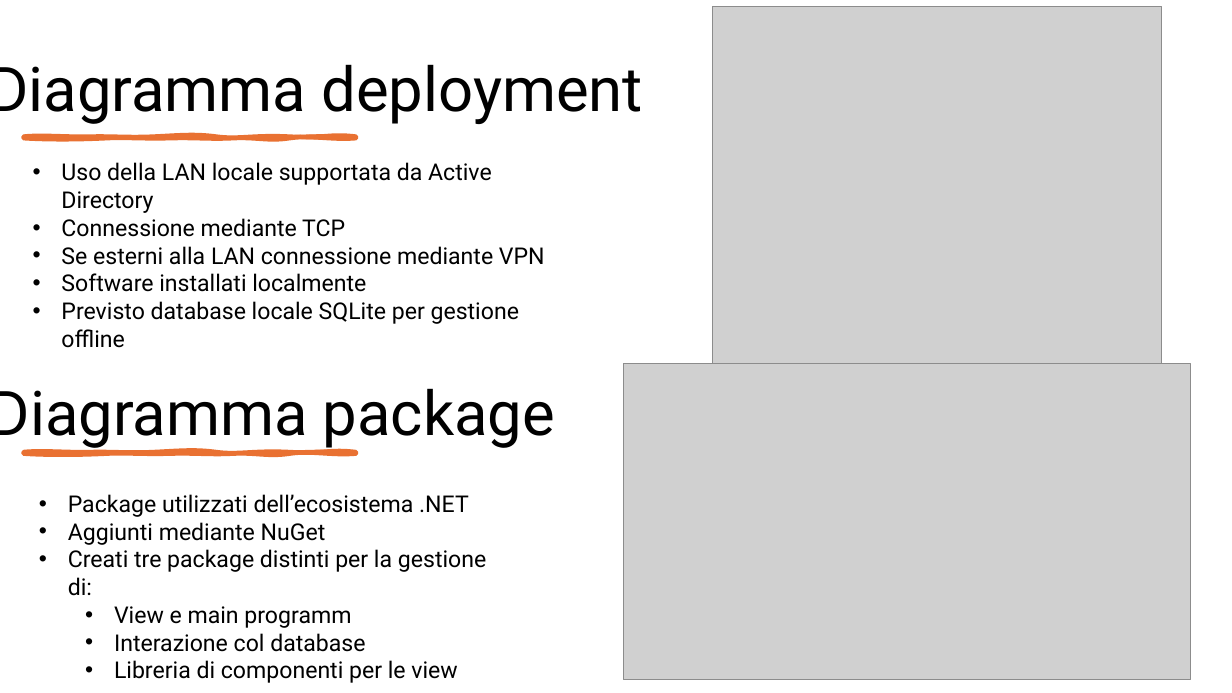
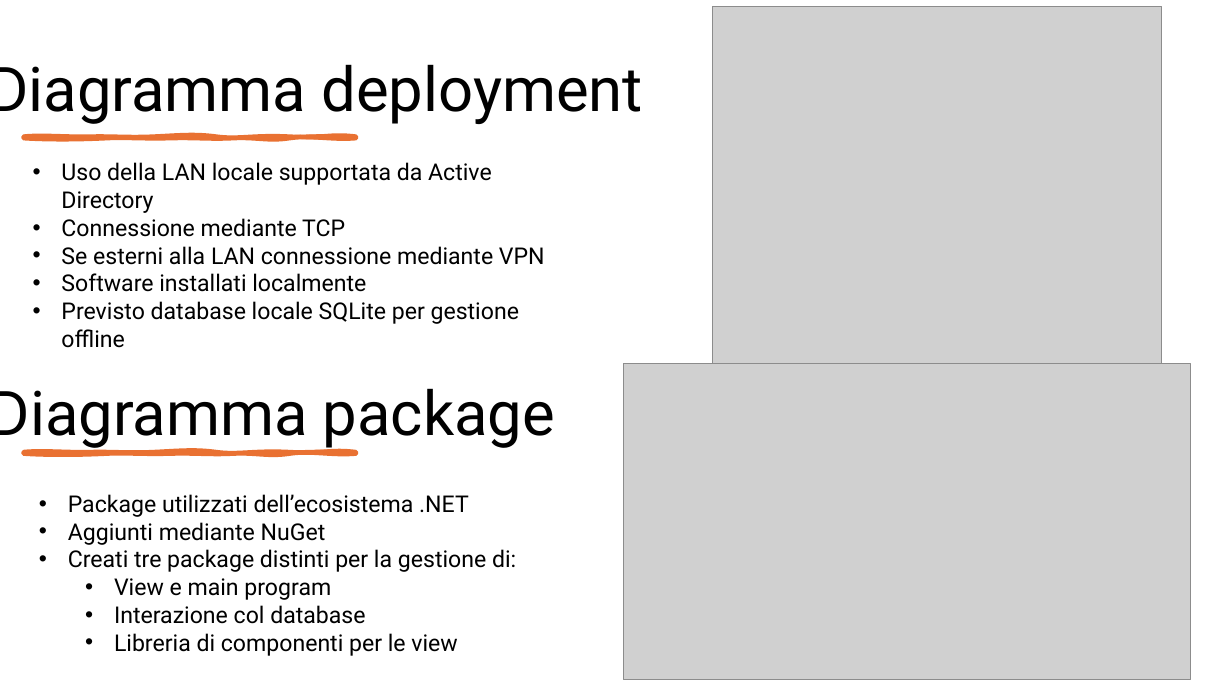
Before and after one commit to Cav95/Tesi_Triennale, a slide deck: slide 7 of Slide/Configuratore di prodotto per le vendite.pptx. Drawn at 1232x693 pixels with LibreOffice and Linux fonts; fonts in the diff are those of the drawing; grey boxes stand for pictures. Boxes give left, top, right and bottom in pixels: in the first picture for what was removed or moved away, otherwise in the second. Text is boxed around its words. In the diff, an @@ line names an element or a change of style, - is before the commit and + after.

```diff
--- a/Slide/Configuratore di prodotto per le vendite.pptx
+++ b/Slide/Configuratore di prodotto per le vendite.pptx
@@ text at bbox=[114, 578, 331, 600]: text changed @@
-  • View e main programm
+  • View e main program
```
Also in this commit, not shown: 9 other slides changed, 1 other file.
